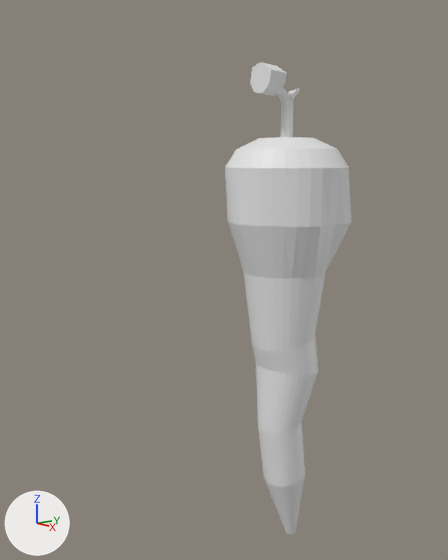
What one commit did to the Blender file Assets/Models/carrot.blend.
Rendered twice from a 50 mm camera at (7.29, -7.07, 5.86) aimed at (-0.82, -0.6, 3.84). The lights are fixed; the arrows at lower left show +X, +Y and +Z.

Before the edit, the objects in view are built like this:
```python
me_cylinder = bpy.data.meshes.new('Cylinder')
me_cylinder.from_pydata(...)  # 622 vertices, 590 faces; spans x -1.0..1.0, y -1.0..1.0, z -2.3..5.96
ob_cylinder = bpy.data.objects.new('Cylinder', me_cylinder)
ob_cylinder.location = (-0.13, 0.14, 5.01)
ob_cylinder.rotation_euler = (3.145, 0.0, 0.0)  # degrees (180, 0, 0)
```
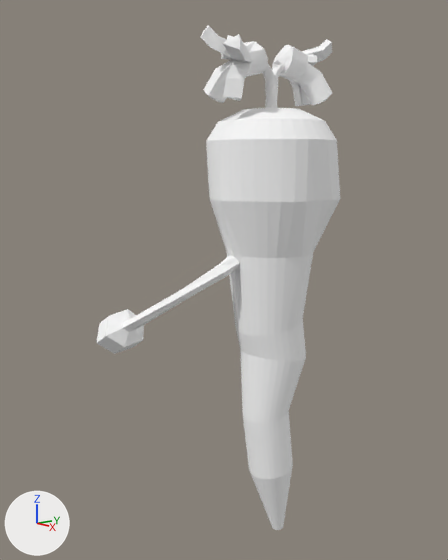
Boxes [x1, y1, x2, y2] around the edits, measured in the pictures (448 x 560 px; the box of a moved part takes in the faces that stretch with it):
'Cylinder', reshaped, moved (91% wider, 7% taller): before [225, 62, 352, 534]; after [97, 26, 340, 530]
part 1 of me_cylinder, added: after [272, 39, 332, 106]
part 2 of me_cylinder, moved or reshaped: before [250, 62, 300, 137]; after [201, 26, 285, 108]
part 3 of me_cylinder, built on: before [229, 222, 264, 350]; after [97, 199, 248, 354]
part 4 of me_cylinder, recoloured: before [225, 137, 352, 534]; after [206, 108, 340, 530]

The change in detail:
Material 'Material' (mat_material) is new.
Its base color is (1.0, 1.0, 1.0) (white #ffffff).
me_cylinder is used by ob_cylinder; location (-0.13, 0.14, 5.01); rotation (3.145, 0.0, 0.0), in degrees (180, 0, 0).
me_cylinder had 622 vertices, 590 faces and spanned x -1.0..1.0, y -1.0..1.0, z -2.3..5.96.
me_cylinder now has 970 vertices, 906 faces and spans x -1.94..1.0, y -2.61..2.3, z -2.29..5.96.
me_cylinder part 1: a new loose piece of 148 vertices spanning x -0.49..0.4, y -1.2..-0.15, z -2.29..-1.27, in mat_material (white #ffffff).
me_cylinder part 2: 290 vertices moved from x -0.22..0.25, y -0.21..0.6, z -2.28..-1.17 to x -0.22..0.23, y -0.21..0.61, z -2.13..-1.14; 12 vertices removed from x -0.22..0.23, y -0.02..0.6, z -2.3..-1.74; 130 vertices added at x -0.38..0.51, y -0.17..1.27, z -2.28..-1.25.
me_cylinder part 3: 2 vertices moved from x -0.13..0.0, y 0.69..0.7, z 1.0 to x -0.13..0.0, y 0.72..0.74, z 1.01; 40 vertices added at x -1.83..0.08, y 0.63..2.3, z 1.09..2.67.
me_cylinder part 4: 527 faces spanning x -1.0..1.0, y -1.0..1.0, z -1.88..5.96 switch from no material to mat_material (white #ffffff).
Object 'Cylinder' (ob_cylinder) moves from (-0.13, 0.14, 5.01) to (0.07, -0.38, 5.41).
